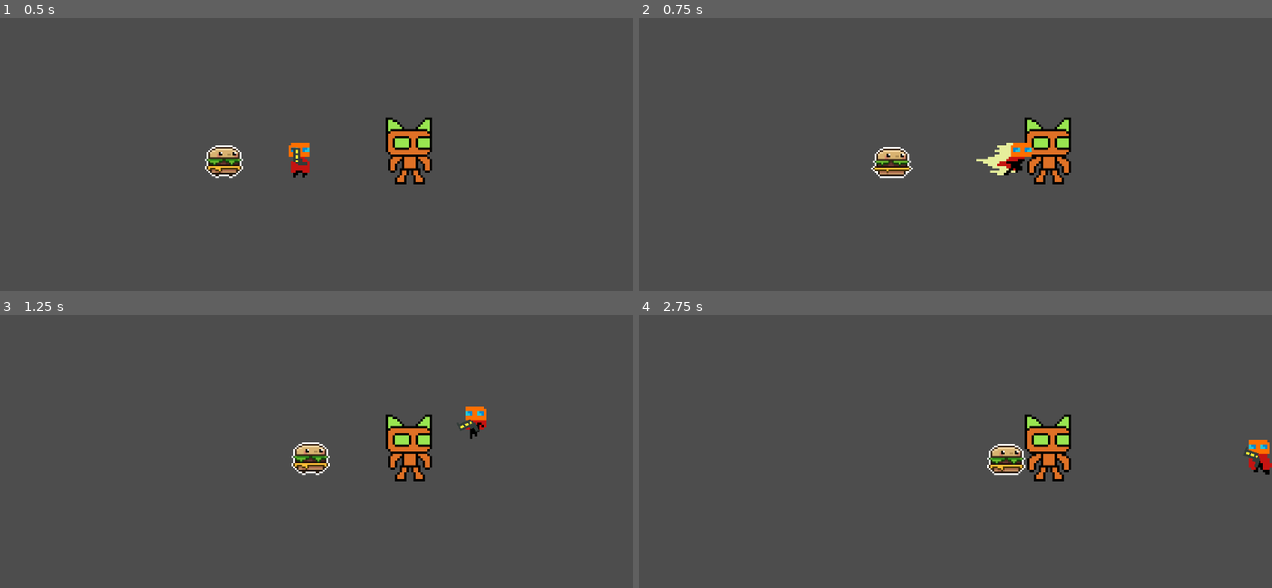
Above: before the commit, frames 1-4 (two rows, left to right).
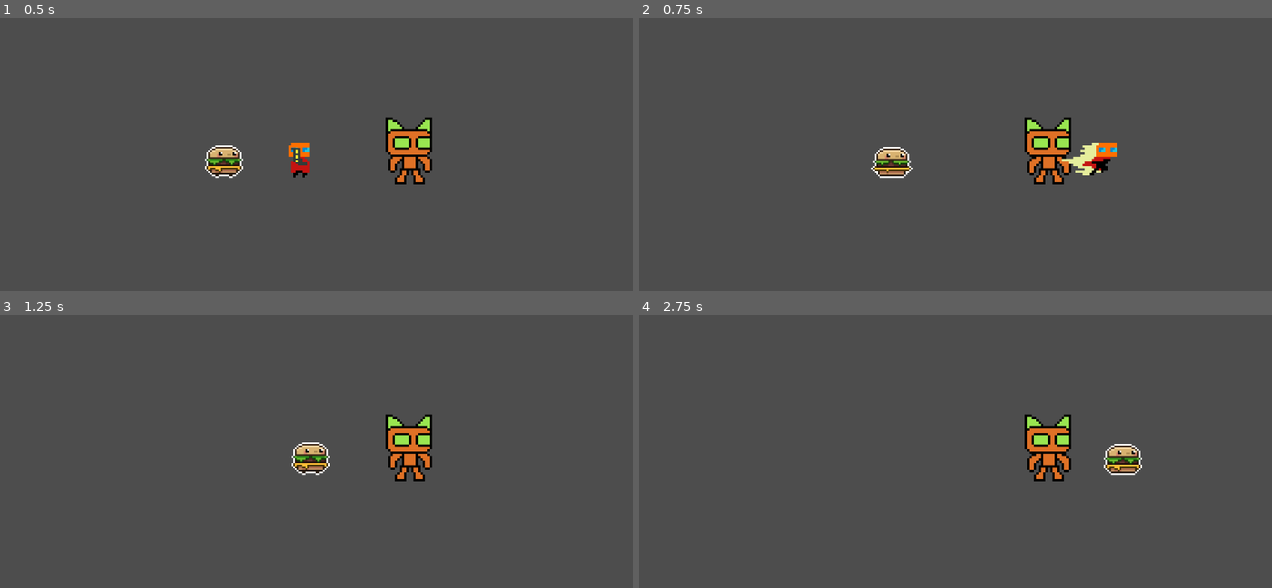
Above: after the commit, the same moments.

Repository: mendsergon/Kill-The-Food-Pyramid
Game: Godot game, scene res://Assets/Scenes/game.tscn
The game is run twice, just before and just after one commit, with the same random seed, the same clock (stepped at 60 frames per second) and the same inputs.
Inputs (mouse positions are in pixels of both pictures, inside the frame that each line leads up to):
- Up to frame 1 (0.5 s): no input
- Up to frame 2 (0.75 s): move the mouse to (1088, 140) at 0.52 s; hold D (move_right) from 0.53 s (still down); tap Shift (dash) at 0.6 s
- Up to frame 3 (1.25 s): keep holding D (move_right); tap Space (jump) at 0.77 s
- Up to frame 4 (2.75 s): move the mouse to (803, 476) at 1.27 s; tap Shift (dash) at 1.35, 2.3 s; tap Space (jump) at 1.52 s; move the mouse to (1006, 375) at 2.02 s; release D (move_right) at 2.03 s; hold A (move_left) from 2.03 s (still down); tap E (melee) at 2.1 s

Frame 1 is identical in both runs. In frame 2, 1.2% of the frame differs, in the area x 53-76%, y 45-58%; in frame 3, 0.3%; in frame 4, 1.6%, in the area x 55-100%, y 45-59%.

Commit message:
Added dash "dodge" logic

Diff:
--- a/Assets/Scenes/game.tscn
+++ b/Assets/Scenes/game.tscn
@@ -27,7 +27,7 @@
 [node name="Burger" parent="." instance=ExtResource("3_22p6o")]
 position = Vector2(-44, -55)
 scale = Vector2(0.75, 0.75)
-collision_mask = 135
+collision_mask = 131
 
 [node name="Player" parent="." instance=ExtResource("1_nbu75")]
 position = Vector2(14, -15)
--- a/Assets/Scripts/player.gd
+++ b/Assets/Scripts/player.gd
@@ -5,15 +5,18 @@
 const SPEED = 150.0                     # Normal movement speed
 const JUMP_VELOCITY = -230.0           # Upward force when jumping
 # Dash
-const DASH_SPEED = 800.0               # Horizontal dash velocity
+const DASH_SPEED = 450.0               # Horizontal dash velocity
 const DASH_DURATION = 0.25             # Time dash lasts
 const DASH_COOLDOWN = 0.5              # Delay between dashes
 # Combat
 const ATTACK_DURATION = 0.3            # How long attack locks movement
 const POST_ATTACK_NO_GRAVITY = 0.3     # Zero-gravity after aerial attacks
-# Jump tuning
+# Jump tunings
 const JUMP_HOLD_GRAVITY = 400.0        # Reduced gravity when jump held
 const FALL_GRAVITY_MULTIPLIER = 1.5    # Faster falling when descending
+# Collision
+const IGNORE_LAYER_3_MASK = ~(1 << 2)  # Mask to ignore layer 3 (bit 2)
+const LAYER_3_MASK = (1 << 2)          # Mask only layer 3 (bit 2)
 
 ### --- PHYSICS --- ###
 var gravity = ProjectSettings.get_setting("physics/2d/default_gravity") # Gravity value
@@ -42,13 +45,20 @@
 ### --- COMBAT STATE --- ###
 var is_attacking := false               # During attack animation
 var attack_timer := 0.0                 # Attack duration countdown
-var current_attack_animation := ""     # "Swing_1" or "Swing_2"
+var current_attack_animation := ""      # "Swing_1" or "Swing_2"
+
+### --- COLLISION MASK STATE --- ###
+var original_collision_mask := 0        # Stores default collision mask
+var original_collision_layer := 0       # Stores default collision layer
 
 func _ready() -> void:
 	# Disable melee area until needed
 	melee_area.monitoring = false
 	melee_area.visible = false
 	melee_area.connect("body_entered", Callable(self, "_on_melee_area_body_entered"))
+	# Store initial collision mask and layer
+	original_collision_mask = collision_mask
+	original_collision_layer = collision_layer
 
 func _physics_process(delta: float) -> void:
 	### --- TIMER MANAGEMENT --- ###
@@ -111,6 +121,8 @@
 		if dash_timer <= 0.0:
 			is_dashing = false
 			dash_cooldown_timer = DASH_COOLDOWN
+			collision_mask = original_collision_mask            # Restore full collisions
+			collision_layer = original_collision_layer          # ← Restore original layer
 
 			# Execute whichever action was queued first
 			if jump_after_dash and is_on_floor():
@@ -188,6 +200,9 @@
 	can_dash = false
 	ground_touched_since_dash = false
 	velocity.y = 0.0
+	collision_mask &= IGNORE_LAYER_3_MASK         # Ignore layer 3 during dash
+	collision_layer = LAYER_3_MASK                # ← Change to ghost layer during dash
+
 	# If no input, dash toward cursor direction
 	if input_direction == 0:
 		var dir = sign(get_global_mouse_position().x - global_position.x)
